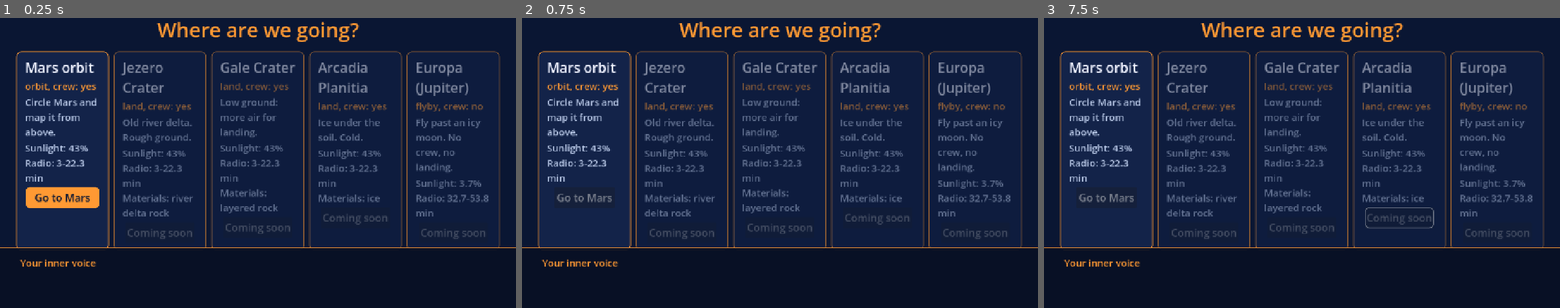
Above: before the commit, frames 1-3 (left to right).
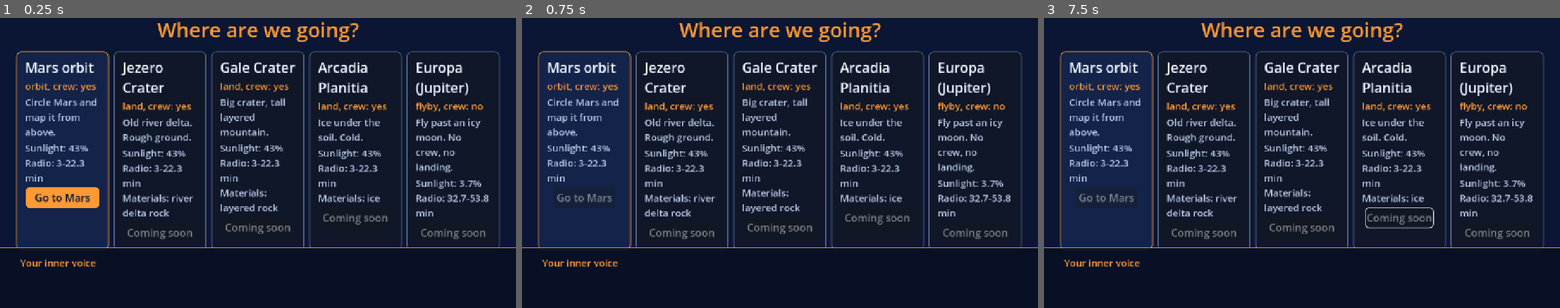
Above: after the commit, the same moments.

Repository: Kaleb-45/how-did-we-get-here
Game: Godot game, scene res://scenes/destination.tscn
Same seed, same stepped clock (60 frames per second), same inputs: the game is played once before the commit and once after it. This scene is started directly instead of the project's main scene.
Inputs (mouse positions are in pixels of both pictures, inside the frame that each line leads up to):
- Up to frame 1 (0.25 s): no input
- Up to frame 2 (0.75 s): click "Go to Mars" at 0.5 s
- Up to frame 3 (7.5 s): tap Enter at 1.25, 2.75, 4.25 s; move the mouse to (1415, 148) at 1.27 s; hold D 1.28-2.03 s; tap 1 at 1.35 s; click (1415, 148) at 1.42 s; tap Space at 1.52, 1.82, 2, 2.27, 2.57, 3.5, 3.77, 4.07, 4.52, 4.82, 5, 5.27, 5.57, 6.77, 7.07 s; move the mouse to (1198, 177) at 2.02 s; hold S 2.03-2.78 s; tap 2 at 2.1 s; move the mouse to (1353, 99) at 2.77 s; hold D 2.78-3.53 s; tap 3 at 2.85 s; move the mouse to (1276, 221) at 3.52 s; hold W 3.53-4.28 s; tap 4 at 3.6 s; click (1276, 221) at 3.67 s; move the mouse to (1456, 206) at 4.27 s; hold A 4.28-5.78 s; tap T at 4.35 s; move the mouse to (1147, 119) at 5.02 s; tap B at 5.1 s; move the mouse to (1327, 163) at 5.77 s; hold S 5.78-6.53 s; tap P at 5.85 s; click (1327, 163) at 5.92 s; move the mouse to (1224, 90) at 6.52 s; hold D 6.53-7.28 s; tap E at 6.6 s; move the mouse to (1415, 148) at 7.27 s; hold W from 7.28 s (still down); tap Tab at 7.35 s

The runs differ from the first frame. In frame 1, 7.0% of the frame differs, in the area x 22-97%, y 11-80%; in frame 2, 7.0%; in frame 3, 7.1%.
Error before the commit: Invalid access to property or key of type 'String' on a base object of type 'Dictionary'. (res://scripts/destination.gd:85)
Error after the commit: Invalid access to property or key of type 'String' on a base object of type 'Dictionary'. (res://scripts/destination.gd:86)

Commit message:
Batch 7 review fixes: NASA landing order, neutral not-built stamp, sourced Gale text, no Life Support markers without crew, destination layout in data and theme
Co-Authored-By: Claude Opus 5.5 <noreply@anthropic.com>

Diff:
--- a/data/destinations.json
+++ b/data/destinations.json
@@ -147,7 +147,7 @@
       },
       "what_makes_it_different": {
         "value": "Low ground: more air to slow the landing",
-        "source": "PLACEHOLDER for the 'more air' idea (NASA says Gale is 96 miles (154 km) wide with a layered mountain about 5 km high, https://science.nasa.gov/resource/gale-crater-future-home-of-mars-rover-curiosity/, but a student must still find a NASA quote that Gale's low height gives thicker air)"
+        "source": "PLACEHOLDER idea (GAME_PLAN.md section 4: low ground, more air to slow the landing). It is NOT verified: no NASA page we read says Gale's low height gives thicker air, so the game text does not claim it. A student finds a NASA source or removes the idea. What NASA does say: Gale is 96 miles (154 km) wide and holds a layered mountain about 3 miles (5 km) tall, https://science.nasa.gov/resource/gale-crater-future-home-of-mars-rover-curiosity/"
       },
       "materials": {
         "value": [
@@ -157,7 +157,7 @@
       },
       "landing_window_tightness": {
         "value": 0.9,
-        "source": "PLACEHOLDER (game-design number, a student can change it)"
+        "source": "PLACEHOLDER (game-design number, a student can change it). 0.9 = a little easier; it stands for the unverified 'more air' idea above."
       }
     },
     "arcadia_planitia": {
@@ -245,7 +245,7 @@
       },
       "trip_days": {
         "value": 2009,
-        "source": "Worked out from NASA's Europa Clipper page: launched Oct. 14, 2024, reaches Jupiter in April 2030 (the 15th is assumed, so this is about 2,009 days). https://science.nasa.gov/mission/europa-clipper/"
+        "source": "ESTIMATE worked out from NASA's Europa Clipper page: launched Oct. 14, 2024, reaches Jupiter in \"April 2030\" (NASA gives no day, so the 15th of April 2030 is ASSUMED; the answer is about 2,009 days). https://science.nasa.gov/mission/europa-clipper/"
       },
       "flight_legs": {
         "value": 3,
--- a/data/game_data.json
+++ b/data/game_data.json
@@ -51,6 +51,15 @@
     },
     "source": "Game-design choice. It is NOT a NASA number."
   },
+  "destination_screen_layout": {
+    "_readme": "Sizes for the destination screen so that five cards fit in one row (pixels). row_width = the whole row; card_min_width = the narrowest card; button_min_width and button_height = the card button; row_gap = space between cards.",
+    "source": "Game-design choice (agent's choice 2026-11-13). It is NOT a NASA number.",
+    "row_width": 1200,
+    "row_gap": 12,
+    "card_min_width": 225,
+    "button_min_width": 150,
+    "button_height": 52
+  },
   "resources": {
     "budget": {
       "name": "Budget",
--- a/data/inner_voice.json
+++ b/data/inner_voice.json
@@ -16,9 +16,9 @@
         "hard": "Jezero Crater! We get to land on Mars! The ground is rough, though. I will be very careful. Very, very careful."
       },
       "gale_crater": {
-        "easy": "Gale Crater. It is low ground, so there is more air to slow us down, which helps the landing. A tall layered mountain sits in the middle.",
-        "medium": "Gale. It is low, so there is more air to catch us when we fall. That sounds good? I like air.",
-        "hard": "Gale Crater! It is a big hole with a mountain in it! And the air is thick, so landing should be a little easier. I hope."
+        "easy": "Gale Crater. A crater 154 kilometers wide, with a layered mountain about 5 kilometers tall in the middle. Layers like that are like pages of a history book.",
+        "medium": "Gale. A giant crater with a mountain inside it. A mountain inside a hole. Mars is weird. I like it.",
+        "hard": "Gale Crater! It is a big hole with a mountain in it! Layers of rock, like a cake. I hope the landing is easy. I hope."
       },
       "arcadia_planitia": {
         "easy": "Arcadia Planitia. Ice hides under the soil here. Ice means water and oxygen for the crew, but it is cold, and cold is hard on the ship.",
@@ -244,7 +244,8 @@
     "success_note": "All six readings stayed inside their limits. No problems to report.",
     "what_label": "What failed",
     "why_label": "Why it failed",
-    "fix_label": "How to fix it"
+    "fix_label": "How to fix it",
+    "trip_ended_text": "The trip is over for now. This part of the game is not built yet, so there is nothing to grade. The general nods slowly. He says to come back soon."
   },
   "dashboard_warnings": {
     "_readme": "What the inner voice says when a dashboard row turns yellow (warning) or red (danger) during the walk.",
@@ -339,7 +340,7 @@
   },
   "landing": {
     "_readme": "What the inner voice says during the Landing (Stage 4, surface destinations). The voice is never wrong. The levels do not change these lines yet.",
-    "start": "We are going down to the surface! First the heat shield comes off, then the parachute, then the landing engine, and then touchdown. Press Space when the ring closes on the target.",
+    "start": "We are going down to the surface! First the parachute comes out, then the heat shield drops away, then the landing engine fires, and then touchdown. Press Space when the ring closes on the target.",
     "results": {
       "Perfect": [
         "Perfect! Right on the target. I am as surprised as you are.",
--- a/data/story.json
+++ b/data/story.json
@@ -127,7 +127,7 @@
     },
     "gale_crater": {
       "name": "Gale Crater",
-      "description": "Low ground: more air for landing.",
+      "description": "Big crater, tall layered mountain.",
       "button": "Land at Gale"
     },
     "arcadia_planitia": {
@@ -331,8 +331,8 @@
       "launch_vehicle": "Rocket"
     },
     "log_label": "WHAT HAPPENED ON THE WAY",
-    "costs_title": "Launch, orbit burn and landing costs",
-    "no_costs": "No damage. A clean launch, orbit burn and landing!",
+    "costs_title": "Costs of missed presses",
+    "no_costs": "No damage from any missed press!",
     "cost_line": "{moment} (missed): {cost}",
     "crew_damage_line": "Crew harmed because a supply ran out: {amount}%",
     "stage_names": {
@@ -354,7 +354,8 @@
     "no_presses": "No timed presses were played.",
     "placeholder_title": "NOT BUILT YET",
     "surface_placeholder": "This destination is a surface site. The work on the surface (collect, run an instrument, send data home) is not built yet, so this report ends right after the landing.",
-    "flyby_placeholder": "This destination is a flyby. The flyby itself is not built yet, so this report ends right after the trip."
+    "flyby_placeholder": "This destination is a flyby. The flyby itself is not built yet, so this report ends right after the trip.",
+    "trip_ended_title": "TRIP ENDED: NOT BUILT YET"
   },
   "destination_materials": {
     "_readme": "Names of the things a surface site has (the ids are in data/destinations.json, materials).",
--- a/data/timing.json
+++ b/data/timing.json
@@ -107,10 +107,10 @@
     }
   },
   "landing": {
-    "_readme": "The landing (Stage 4 for surface destination …(471 unchanged characters)… only stored and never ends the mission. Real landings are built from NASA's Perseverance entry: heat shield, parachute, then the landing engines, then touchdo …(98 unchanged characters)…
+    "_readme": "The landing (Stage 4 for surface destination …(471 unchanged characters)… only stored and never ends the mission. The order follows NASA's Perseverance entry: the parachute comes out first, then the heat shield is dropped about 20 seconds later, then the landing engines, then touchdo …(98 unchanged characters)…
     "moment_ids": [
+      "parachute_out",
       "heat_shield_off",
-      "parachute_out",
       "landing_engine_on",
       "touchdown"
     ],
--- a/scripts/debrief.gd
+++ b/scripts/debrief.gd
@@ -52,7 +52,12 @@
 
 	fill_header()
 	var failures: Array = GameState.get_all_failures()
-	if failures.is_empty():
+	if failures.is_empty() and GameState.get_arrival_type() != "orbit":
+		# Surface and flyby have no goal rules yet: a neutral stamp, never MISSION SUCCESS.
+		show_stamp(report_words["trip_ended_title"], warn_color)
+		inner_voice.say(words["trip_ended_text"])
+		findings_label.visible = false
+	elif failures.is_empty():
 		show_stamp(words["success_title"], ok_color)
 		inner_voice.say(words["success_text"])
 		add_success_note()
@@ -310,7 +315,7 @@
 	log_box.add_child(line)
 
 
-# The cost of each missed press (launch, orbit burn and landing), then crew damage.
+# The cost of each missed press (launch, orbit burn and landing; other presses cost nothing), then crew damage.
 func add_costs() -> void:
 	add_log_line(report_words["costs_title"], Color.WHITE, true)
 	var any_cost := false
@@ -325,9 +330,11 @@
 		elif entry["stage"] == "landing":
 			cost = Data.timing["landing_moments"][entry["moment"]]["miss_cost"]
 			moment_name = Data.story["landing_screen"]["moments"][entry["moment"]]
-		else:
+		elif entry["stage"] == "orbit_burn":
 			cost = Data.timing["orbit_burn"]["miss_cost"]
 			moment_name = Data.story["orbit_burn_screen"]["title"]
+		else:
+			continue   # other presses (oxygen generator, science pass) have no damage cost
 		var cost_text: String = Data.story["launch_screen"]["cost_kinds"][cost["kind"]].format({"amount": GameState.fmt(cost["amount"])})
 		add_log_line(report_words["cost_line"].format({"moment": moment_name, "cost": cost_text}), bad_color)
 		any_cost = true
--- a/scripts/destination.gd
+++ b/scripts/destination.gd
@@ -19,8 +19,10 @@
 func _ready() -> void:
 	var screen_text: Dictionary = Data.story["destination_screen"]
 	title_label.text = screen_text["title"]
-	cards_row.custom_minimum_size = Vector2(1200, 0)   # the whole row fits the screen
-	cards_row.add_theme_constant_override("separation", 12)
+	# Sizes are in game_data.json ("destination_screen_layout"): five cards fit in one row.
+	var layout: Dictionary = Data.game_data["destination_screen_layout"]
+	cards_row.custom_minimum_size = Vector2(layout["row_width"], 0)
+	cards_row.add_theme_constant_override("separation", layout["row_gap"])
 
 	for destination_id in Data.destinations:
 		var facts: Dictionary = Data.destinations[destination_id]   # from destinations.json
@@ -34,20 +36,20 @@
 		})
 
 		var card = CHOICE_CARD.instantiate()
-		card.custom_minimum_size = Vector2(225, 0)   # five cards must fit in one row
+		card.custom_minimum_size = Vector2(layout["card_min_width"], 0)
 		card.size_flags_horizontal = Control.SIZE_EXPAND_FILL
 		cards_row.add_child(card)
 		card.setup(words["name"], facts_line, words["description"], words["button"])
 		card.set_extra(extra_lines(facts, screen_text))
-		card.choose_button.custom_minimum_size = Vector2(150, 52)   # a smaller button, so the card can be narrow
+		card.choose_button.custom_minimum_size = Vector2(layout["button_min_width"], layout["button_height"])   # a smaller button, so the card can be narrow
 		card.subtitle_label.autowrap_mode = TextServer.AUTOWRAP_WORD_SMART   # so a narrow card can wrap it
 		card.extra_label.theme_type_variation = &"SmallText"   # five cards: smaller words
 		cards.append(card)
 		card.chosen.connect(_on_destination_chosen.bind(destination_id))
 
-		# A trip type that is not built yet: grey card, "coming soon", no button.
+		# A trip type that is not built yet: grey card, and its button is off and says "Coming soon".
 		if not is_pickable(destination_id):
-			card.modulate = Color(1, 1, 1, 0.5)
+			card.theme_type_variation = &"LockedPanel"   # grey colors from the theme
 			card.choose_button.tooltip_text = screen_text["coming_soon_line"]
 			card.choose_button.text = screen_text["coming_soon_button"]
 			card.set_locked(true)
@@ -78,7 +80,6 @@
 	if not is_pickable(destination_id):
 		return   # safety net: a greyed card can never be picked
 	GameState.destination_id = destination_id
-	print("Destination chosen: ", destination_id)
 
 	for card in cards:
 		card.set_locked(true)
--- a/scripts/ship.gd
+++ b/scripts/ship.gd
@@ -29,7 +29,8 @@
 var science_labels: Dictionary = {}
 
 
-func build() -> void:
+# with_life_support = false hides the Food, Water and Air markers (a trip with no crew).
+func build(with_life_support: bool = true) -> void:
 	ship = Data.game_data["ship"]
 	height = ship["wall_height"]
 	thickness = ship["wall_thickness"]
@@ -46,6 +47,8 @@
 
 	var markers: Dictionary = ship["station_markers"]
 	for room_id in Data.story["ship"]["future_stations"]:
+		if not with_life_support and room_id.begins_with("life_support_"):
+			continue   # no crew, no Life Support markers or labels
 		var spot: Array = markers[room_id]
 		var marker_label := add_station_marker(Vector3(spot[0], 0, spot[1]), Data.story["ship"]["future_stations"][room_id])
 		# The Science bay marker is the capture station, the Comms room marker is the downlink station.
@@ -60,7 +63,7 @@
 
 	# The three Life Support stations also get a reach zone, so "Press E" works there.
 	for marker_id in markers:
-		if marker_id.begins_with("life_support_"):
+		if with_life_support and marker_id.begins_with("life_support_"):
 			var spot: Array = markers[marker_id]
 			add_station_zone(marker_id.trim_prefix("life_support_"), Vector3(spot[0], 0, spot[1]))
 
--- a/scripts/walk.gd
+++ b/scripts/walk.gd
@@ -72,7 +72,7 @@
 		GameState.mission_id = Data.missions.keys()[0]
 	GameState.fill_default_choices()
 
-	ship.build()
+	ship.build(has_crew or not flight_mode)   # a Flight with no crew has no Life Support markers
 	if flight_mode:
 		# The Science and Comms stations only work in Mars orbit: say so on their labels.
 		for kind in ship.science_labels:
--- a/theme/game_theme.tres
+++ b/theme/game_theme.tres
@@ -32,6 +32,7 @@
 ; Boxes and buttons:
 ;   ScreenBackground  the navy background of a screen (a Panel)
 ;   NavyPanel         cards, the dashboard, the review table
+;   LockedPanel       a card that cannot be picked yet (grey)
 ;   VoiceBar          the inner voice bar at the bottom
 ;   Button            (no style needed) main buttons: orange with navy text
 ;   SmallButton       the part version buttons: navy, orange when picked
@@ -51,6 +52,22 @@
 border_width_right = 2
 border_width_bottom = 2
 border_color = Color(1, 0.6, 0.2, 1)
+corner_radius_top_left = 12
+corner_radius_top_right = 12
+corner_radius_bottom_right = 12
+corner_radius_bottom_left = 12
+
+[sub_resource type="StyleBoxFlat" id="LockedPanel"]
+content_margin_left = 22.0
+content_margin_top = 16.0
+content_margin_right = 22.0
+content_margin_bottom = 18.0
+bg_color = Color(0.06, 0.09, 0.16, 0.96)
+border_width_left = 2
+border_width_top = 2
+border_width_right = 2
+border_width_bottom = 2
+border_color = Color(0.35, 0.4, 0.5, 1)
 corner_radius_top_left = 12
 corner_radius_top_right = 12
 corner_radius_bottom_right = 12
@@ -200,6 +217,8 @@
 ScreenBackground/styles/panel = SubResource("Background")
 NavyPanel/base_type = &"PanelContainer"
 NavyPanel/styles/panel = SubResource("NavyPanel")
+LockedPanel/base_type = &"PanelContainer"
+LockedPanel/styles/panel = SubResource("LockedPanel")
 VoiceBar/base_type = &"PanelContainer"
 VoiceBar/styles/panel = SubResource("VoiceBar")
 SmallButton/base_type = &"Button"
Not shown, changed: AGENT_SOURCE.md
Not shown, changed: TASKS.md
